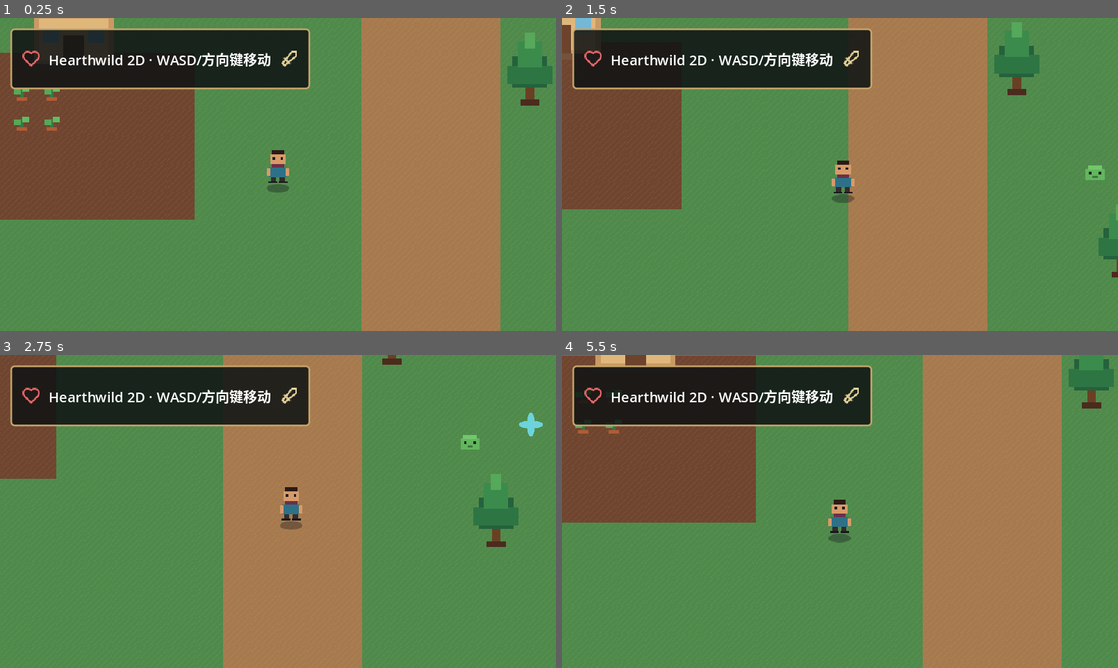
Above: before the commit, frames 1-4 (two rows, left to right).
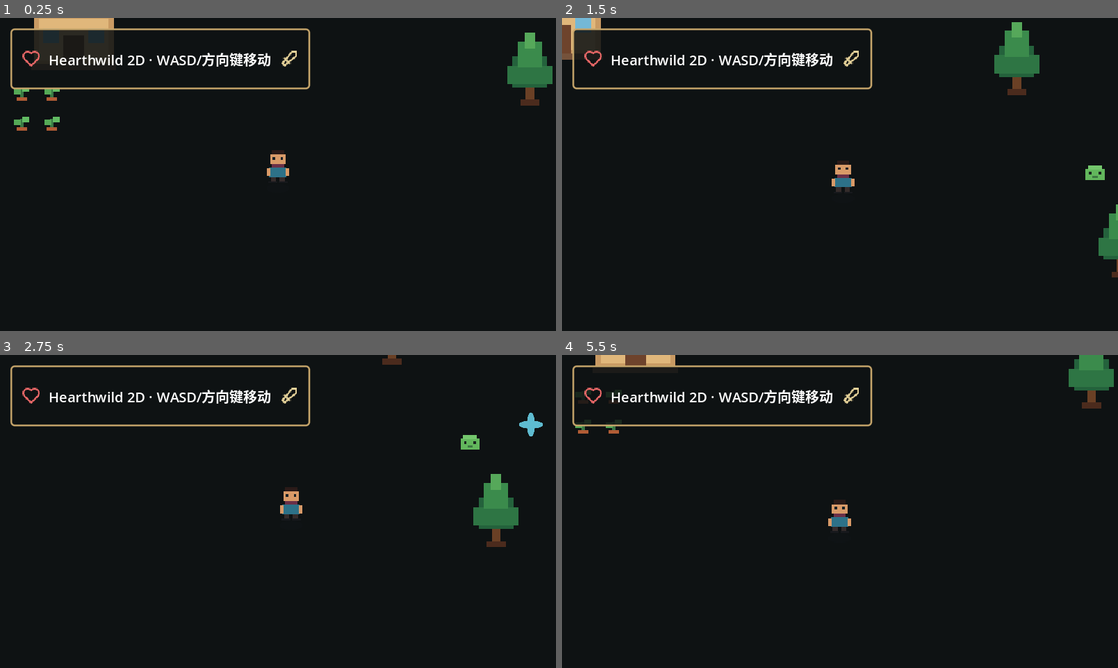
Above: after the commit, the same moments.

Repository: smple15981/mygames
Game: Godot game, scene res://scenes/bootstrap/main.tscn
Same seed, same stepped clock (60 frames per second), same inputs: the game is played once before the commit and once after it.
Inputs:
- Up to frame 1 (0.25 s): no input
- Up to frame 2 (1.5 s): tap Enter at 0.5 s; hold D (move_right) 0.53-1.28 s; hold S (move_down) from 1.28 s (still down)
- Up to frame 3 (2.75 s): release S (move_down) at 2.03 s; hold D (move_right) from 2.03 s (still down)
- Up to frame 4 (5.5 s): release D (move_right) at 2.78 s; hold W (move_up) 2.78-3.53 s; hold A (move_left) 3.53-5.03 s; hold S (move_down) from 5.03 s (still down)

The runs differ from the first frame. In frame 1, 87% of the frame differs, in the area x 0-100%, y 0-100%; in frame 2, 87%; in frame 3, 88%; in frame 4, 88%.
Error after the commit: Parse Error: Cannot infer the type of "index" variable because the value doesn't have a set type. (res://scripts/world/prototype_world.gd:124)

Commit message:
feat: rebuild world with open pixel art

Diff:
--- a/scripts/world/prototype_world.gd
+++ b/scripts/world/prototype_world.gd
@@ -1,8 +1,12 @@
 class_name PrototypeWorld
 extends Node2D
 
-const TILE_SIZE := Vector2i(32, 32)
+const SOURCE_TILE_SIZE := Vector2i(16, 16)
+const DISPLAY_SCALE := 2.0
 const MAP_SIZE := Vector2i(40, 24)
+const OPEN_SOURCE_ID := 0
+const FALLBACK_SOURCE_ID := 1
+const VisualCritterScript := preload("res://scripts/world/visual_critter.gd")
 
 enum GroundTile {
     GRASS,
@@ -13,15 +17,55 @@
 }
 
 @onready var ground: TileMapLayer = $Ground
+@onready var entities: Node2D = $Entities
+
+var _using_open_floor := false
+var _open_floor_coordinates: Dictionary = {}
 
 
 func _ready() -> void:
     _configure_runtime_tileset()
     _paint_map()
+    _build_props()
+    _build_world_collisions()
 
 
 func _configure_runtime_tileset() -> void:
-    var image := Image.create(TILE_SIZE.x * 5, TILE_SIZE.y, false, Image.FORMAT_RGBA8)
+    var floor_texture := OpenAssetLibrary.load_texture(OpenAssetLibrary.FLOOR_ATLAS)
+    if floor_texture != null:
+        _using_open_floor = _configure_open_tileset(floor_texture)
+    if not _using_open_floor:
+        _configure_fallback_tileset()
+    ground.scale = Vector2(DISPLAY_SCALE, DISPLAY_SCALE)
+
+
+func _configure_open_tileset(texture: Texture2D) -> bool:
+    var atlas := TileSetAtlasSource.new()
+    atlas.texture = texture
+    atlas.texture_region_size = SOURCE_TILE_SIZE
+
+    for coordinate in OpenAtlasRegions.all_floor_tiles():
+        var region := Rect2i(coordinate * SOURCE_TILE_SIZE, SOURCE_TILE_SIZE)
+        if not OpenAtlasRegions.region_fits(texture, region):
+            push_warning("Open floor tile is outside the atlas: %s" % coordinate)
+            return false
+        atlas.create_tile(coordinate)
+
+    var tile_set := TileSet.new()
+    tile_set.tile_size = SOURCE_TILE_SIZE
+    tile_set.add_source(atlas, OPEN_SOURCE_ID)
+    ground.tile_set = tile_set
+
+    _open_floor_coordinates = {
+        GroundTile.PATH: OpenAtlasRegions.PATH_TILE,
+        GroundTile.SOIL: OpenAtlasRegions.SOIL_TILE,
+        GroundTile.STONE: OpenAtlasRegions.STONE_TILE,
+    }
+    return true
+
+
+func _configure_fallback_tileset() -> void:
+    var image := Image.create(SOURCE_TILE_SIZE.x * 5, SOURCE_TILE_SIZE.y, false, Image.FORMAT_RGBA8)
     var colors := [
         Color("#4f8a4b"),
         Color("#a77a4e"),
@@ -31,24 +75,22 @@
     ]
 
     for tile_index in colors.size():
-        for y in TILE_SIZE.y:
-            for x in TILE_SIZE.x:
+        for y in SOURCE_TILE_SIZE.y:
+            for x in SOURCE_TILE_SIZE.x:
                 var color: Color = colors[tile_index]
-                if (x + y) % 7 == 0:
-                    color = color.lightened(0.06)
-                image.set_pixel(tile_index * TILE_SIZE.x + x, y, color)
-
-    var texture := ImageTexture.create_from_image(image)
+                if (x + y + tile_index) % 7 == 0:
+                    color = color.lightened(0.07)
+                image.set_pixel(tile_index * SOURCE_TILE_SIZE.x + x, y, color)
+
     var atlas := TileSetAtlasSource.new()
-    atlas.texture = texture
-    atlas.texture_region_size = TILE_SIZE
-
+    atlas.texture = ImageTexture.create_from_image(image)
+    atlas.texture_region_size = SOURCE_TILE_SIZE
     for tile_index in colors.size():
         atlas.create_tile(Vector2i(tile_index, 0))
 
     var tile_set := TileSet.new()
-    tile_set.tile_size = TILE_SIZE
-    tile_set.add_source(atlas, 0)
+    tile_set.tile_size = SOURCE_TILE_SIZE
+    tile_set.add_source(atlas, FALLBACK_SOURCE_ID)
     ground.tile_set = tile_set
 
 
@@ -59,11 +101,219 @@
 
             if x >= 18 and x <= 22:
                 tile = GroundTile.PATH
-            if x >= 30 and x <= 33:
-                tile = GroundTile.WATER
             if x >= 4 and x <= 11 and y >= 5 and y <= 10:
                 tile = GroundTile.SOIL
             if x >= 35 and y <= 7:
                 tile = GroundTile.STONE
-
-            ground.set_cell(Vector2i(x, y), 0, Vector2i(tile, 0), 0)
+            if x >= 30 and x <= 33:
+                tile = GroundTile.WATER
+
+            _set_ground_cell(Vector2i(x, y), tile)
+
+
+func _set_ground_cell(cell: Vector2i, tile: GroundTile) -> void:
+    if _using_open_floor:
+        var coordinate := _open_coordinate_for(tile, cell)
+        ground.set_cell(cell, OPEN_SOURCE_ID, coordinate, 0)
+        return
+    ground.set_cell(cell, FALLBACK_SOURCE_ID, Vector2i(int(tile), 0), 0)
+
+
+func _open_coordinate_for(tile: GroundTile, cell: Vector2i) -> Vector2i:
+    if tile == GroundTile.GRASS or tile == GroundTile.WATER:
+        var index := abs(cell.x * 31 + cell.y * 17) % OpenAtlasRegions.GRASS_TILES.size()
+        return OpenAtlasRegions.GRASS_TILES[index]
+    return _open_floor_coordinates.get(tile, OpenAtlasRegions.GRASS_TILES[0])
+
+
+func _build_props() -> void:
+    var village_texture := OpenAssetLibrary.load_texture(OpenAssetLibrary.VILLAGE_ATLAS)
+    if village_texture != null:
+        _build_open_props(village_texture)
+    else:
+        _build_fallback_props()
+    _spawn_critter()
+
+
+func _build_open_props(texture: Texture2D) -> void:
+    _spawn_atlas_prop(
+        "FarmHouse",
+        texture,
+        OpenAtlasRegions.HOUSE_LARGE,
+        Vector2(250, 190),
+        2.0,
+        Vector2(112, 46)
+    )
+    _spawn_atlas_prop(
+        "Workshop",
+        texture,
+        OpenAtlasRegions.HOUSE_SMALL,
+        Vector2(650, 180),
+        2.0,
+        Vector2(88, 38)
+    )
+
+    var trees := [
+        Vector2(100, 220), Vector2(92, 520), Vector2(430, 92),
+        Vector2(770, 230), Vector2(835, 430), Vector2(910, 560),
+        Vector2(1180, 480), Vector2(1200, 680),
+    ]
+    for index in trees.size():
+        var region := OpenAtlasRegions.TREE_CLUSTER if index % 3 == 0 else OpenAtlasRegions.TREE_SMALL
+        _spawn_atlas_prop(
+            "Tree%02d" % index,
+            texture,
+            region,
+            trees[index],
+            2.0,
+            Vector2(28, 18)
+        )
+
+    var rocks := [Vector2(1090, 150), Vector2(1150, 210), Vector2(1120, 620)]
+    for index in rocks.size():
+        _spawn_atlas_prop(
+            "Rock%02d" % index,
+            texture,
+            OpenAtlasRegions.ROCK_CLUSTER,
+            rocks[index],
+            1.7,
+            Vector2(34, 20)
+        )
+
+    _spawn_atlas_prop(
+        "FarmFence",
+        texture,
+        OpenAtlasRegions.FENCE_STRIP,
+        Vector2(255, 350),
+        2.0,
+        Vector2(112, 16)
+    )
+
+
+func _spawn_atlas_prop(
+    node_name: String,
+    texture: Texture2D,
+    region: Rect2i,
+    world_position: Vector2,
+    scale_factor: float,
+    collision_size: Vector2
+) -> Node2D:
+    if not OpenAtlasRegions.region_fits(texture, region):
+        push_warning("Skipping atlas prop with invalid region: %s" % node_name)
+        return null
+
+    var root: Node2D
+    if collision_size.is_zero_approx():
+        root = Node2D.new()
+    else:
+        var body := StaticBody2D.new()
+        body.collision_layer = 1
+        body.collision_mask = 2
+        root = body
+
+    root.name = node_name
+    root.position = world_position
+
+    var sprite := Sprite2D.new()
+    sprite.name = "Sprite2D"
+    sprite.texture = texture
+    sprite.region_enabled = true
+    sprite.region_rect = Rect2(region)
+    sprite.scale = Vector2.ONE * scale_factor
+    sprite.position = Vector2(0, -float(region.size.y) * scale_factor * 0.5)
+    root.add_child(sprite)
+
+    if root is StaticBody2D:
+        var shape := RectangleShape2D.new()
+        shape.size = collision_size
+        var collision := CollisionShape2D.new()
+        collision.name = "CollisionShape2D"
+        collision.position = Vector2(0, -collision_size.y * 0.5)
+        collision.shape = shape
+        root.add_child(collision)
+
+    entities.add_child(root)
+    return root
+
+
+func _build_fallback_props() -> void:
+    _spawn_fallback_prop(
+        "FarmHouse", "res://assets/original/world/house.svg",
+        Vector2(245, 170), Vector2(0, -40), Vector2(96, 54)
+    )
+    for entry in [
+        ["TreeA", Vector2(110, 190)],
+        ["TreeB", Vector2(770, 220)],
+        ["TreeC", Vector2(890, 430)],
+    ]:
+        _spawn_fallback_prop(
+            entry[0], "res://assets/original/world/tree.svg",
+            entry[1], Vector2(0, -40), Vector2(30, 22)
+        )
+    _spawn_fallback_prop(
+        "RockA", "res://assets/original/world/rock.svg",
+        Vector2(1110, 150), Vector2(0, -12), Vector2(30, 24)
+    )
+
+
+func _spawn_fallback_prop(
+    node_name: String,
+    texture_path: String,
+    world_position: Vector2,
+    visual_offset: Vector2,
+    collision_size: Vector2
+) -> void:
+    var texture := OpenAssetLibrary.load_texture(texture_path)
+    if texture == null:
+        return
+    var body := StaticBody2D.new()
+    body.name = node_name
+    body.position = world_position
+    body.collision_layer = 1
+
+    var sprite := Sprite2D.new()
+    sprite.texture = texture
+    sprite.position = visual_offset
+    body.add_child(sprite)
+
+    var shape := RectangleShape2D.new()
+    shape.size = collision_size
+    var collision := CollisionShape2D.new()
+    collision.shape = shape
+    body.add_child(collision)
+    entities.add_child(body)
+
+
+func _spawn_critter() -> void:
+    var using_open_sheet := ResourceLoader.exists(OpenAssetLibrary.PIG_SHEET)
+    var texture := OpenAssetLibrary.load_texture(
+        OpenAssetLibrary.PIG_SHEET,
+        "res://assets/original/world/slime.svg"
+    )
+    if texture == null:
+        return
+
+    var critter := Sprite2D.new()
+    critter.name = "PigCritter" if using_open_sheet else "SlimeFallback"
+    critter.position = Vector2(850, 330)
+    critter.texture = texture
+    if using_open_sheet:
+        critter.hframes = 4
+        critter.vframes = 7
+        critter.scale = Vector2(2, 2)
+        critter.set_script(VisualCritterScript)
+    entities.add_child(critter)
+
+
+func _build_world_collisions() -> void:
+    var river_blocker := StaticBody2D.new()
+    river_blocker.name = "RiverBlocker"
+    river_blocker.position = Vector2(1024, 384)
+    river_blocker.collision_layer = 1
+
+    var river_shape := RectangleShape2D.new()
+    river_shape.size = Vector2(118, 768)
+    var river_collision := CollisionShape2D.new()
+    river_collision.shape = river_shape
+    river_blocker.add_child(river_collision)
+    add_child(river_blocker)
